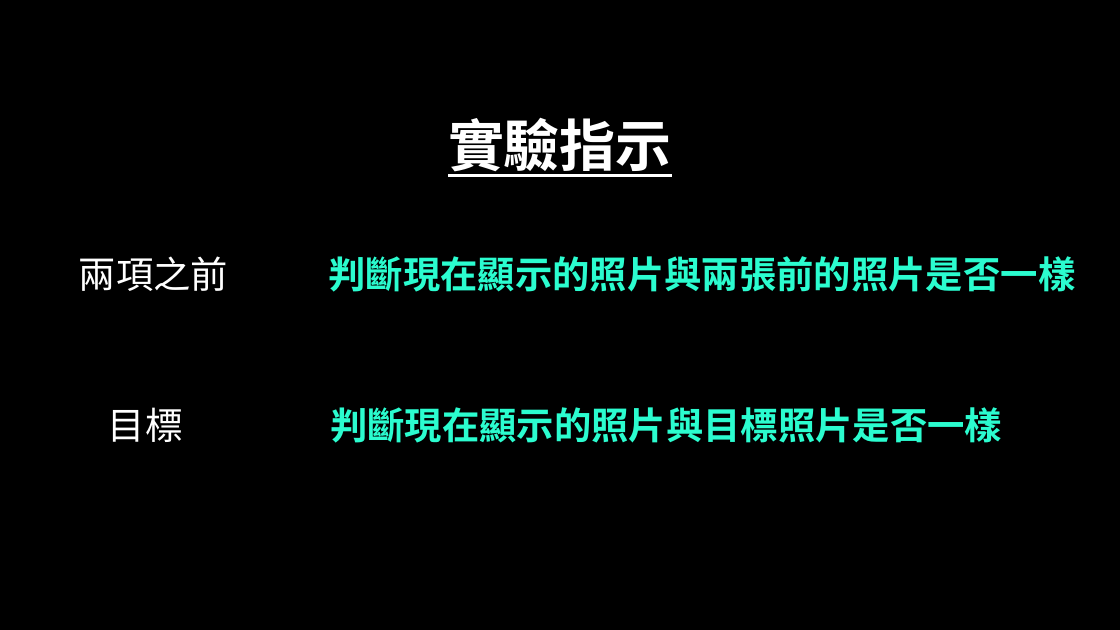
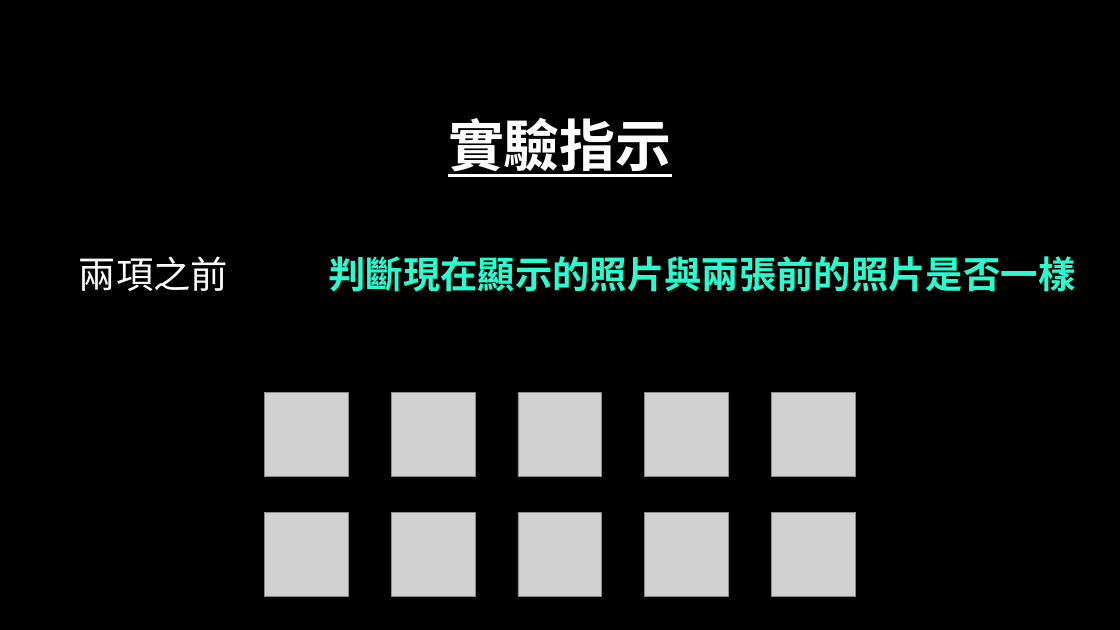
Before and after one commit to jocelynto/collab, a slide deck: slide 2 of nback-master-new/nback_task_instruction.pptx. Drawn at 1120x630 pixels with LibreOffice and Linux fonts; fonts in the diff are those of the drawing; grey boxes stand for pictures. Boxes give left, top, right and bottom in pixels: in the first picture for what was removed or moved away, otherwise in the second. Text is boxed around its words. In the diff, an @@ line names an element or a change of style, - is before the commit and + after.

```diff
--- a/nback-master-new/nback_task_instruction.pptx
+++ b/nback-master-new/nback_task_instruction.pptx
@@ text removed at [108, 407, 183, 442] @@
-目標
@@ picture added at [264, 393, 348, 477] @@
@@ text removed at [330, 407, 1002, 443] @@
-判斷現在顯示的照片與目標照片是否一樣
@@ picture added at [392, 393, 476, 477] @@
@@ picture added at [518, 393, 602, 477] @@
@@ picture added at [645, 393, 729, 477] @@
@@ picture added at [772, 393, 856, 477] @@
@@ picture added at [264, 513, 348, 597] @@
@@ picture added at [392, 513, 476, 597] @@
@@ picture added at [518, 513, 602, 597] @@
@@ picture added at [645, 513, 729, 597] @@
@@ picture added at [772, 513, 856, 597] @@
```
Also in this commit, not shown: 1 other slide changed, 2 slides added, 1 other file.
